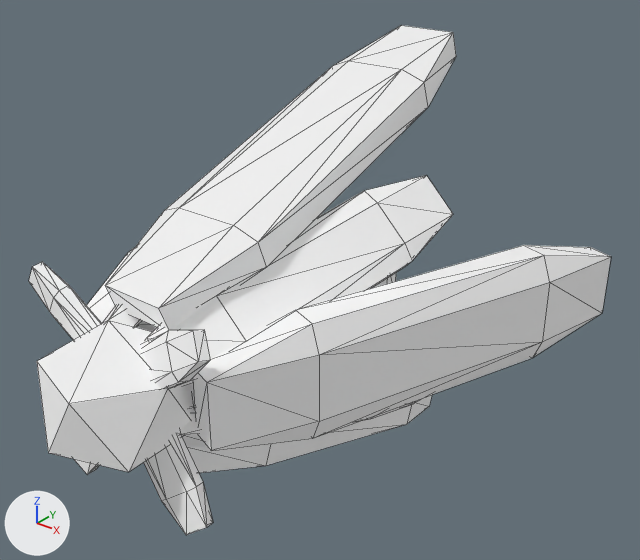
A saved change to the glTF model addons/Cubiix_Assets/Mods/CoreAssets/Assets/Mesh/Base/Tails/Entity_Tail.gltf.
Before and after are seen from a 50 mm camera at (3.13, -1.58, 3.69) aimed at (0.16, 2.14, 1.39). Every picture has the same lights, and +X, +Y and +Z are marked at lower left. Mesh edges are drawn as thin lines. Vertices at the same position are counted once.

Names of what the first picture shows: 'Entity_Tail'.
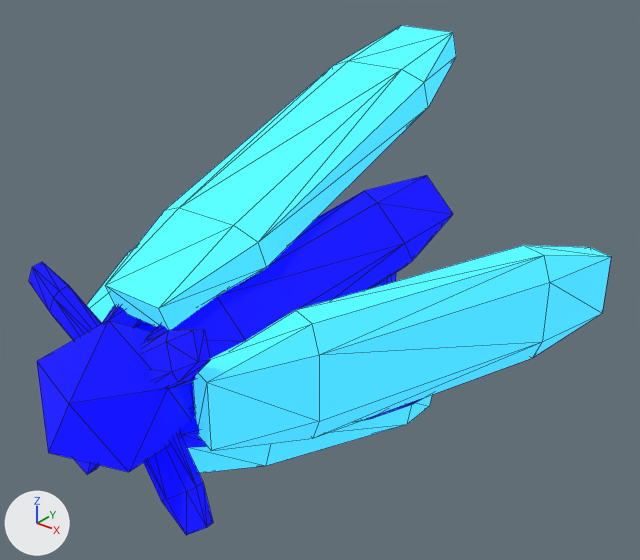
What differs and where, as boxes (x1, y1, x2, y2) in the pictures (640 x 560 px):
'Entity_Tail', surface changed: (29, 25, 611, 535) in both

Diff of the bpy script that builds the scene:
```diff
--- a/addons/Cubiix_Assets/Mods/CoreAssets/Assets/Mesh/Base/Tails/Entity_Tail.gltf.py
+++ b/addons/Cubiix_Assets/Mods/CoreAssets/Assets/Mesh/Base/Tails/Entity_Tail.gltf.py
@@ img_shader_teststrip @@
+img_shader_teststrip = load_image('Shader_TestStrip', 'Shader_TestStrip.png', 18, 2, 'sRGB')
@@ mat_material @@
 n0 = _N.new('ShaderNodeBsdfPrincipled'); n0.name = 'Principled BSDF'
-n0.inputs[0].default_value = (1.0, 1.0, 1.0, 1.0)  # 'Base Color', white #ffffff
-n0.inputs[1].default_value = 1.0  # 'Metallic'
 n0.inputs[2].default_value = 1.0  # 'Roughness'
+n0.inputs[28].default_value = 1.0  # 'Emission Strength'
 n1 = _N.new('ShaderNodeOutputMaterial'); n1.name = 'Material Output'
+n2 = _N.new('ShaderNodeTexImage'); n2.name = 'Image Texture'
+n2.image = img_shader_teststrip
+n2.interpolation = 'Closest'
+n3 = _N.new('ShaderNodeTexImage'); n3.name = 'Image Texture.001'
+n3.image = img_shader_teststrip
+n3.interpolation = 'Closest'
 _L.new(n0.outputs[0], n1.inputs[0])  # 'BSDF' to 'Surface'
+_L.new(n2.outputs[0], n0.inputs[27])  # 'Color' to 'Emission Color'
+_L.new(n3.outputs[0], n0.inputs[0])  # 'Color' to 'Base Color'
@@ me_plane_038 @@
 me_plane_038.from_pydata(...)  # 324 vertices, 592 faces; spans x -1.41..1.41, y 0.35..3.49, z -0.17..2.65
 # used by ob_entity_tail; location = (0.0, 0.0, 0.0)
+# me_plane_038 part 1: texture (UV) coordinates of 592 of 592 faces, centred in x -1.37..1.37, y 0.4..3.47, z -0.13..2.61, changed; they spanned u 0.22..0.77, v 0.72..0.77 and now span u 0.03..0.08, v 0.74..0.74
 me_plane_038.materials.append(mat_material)
```
